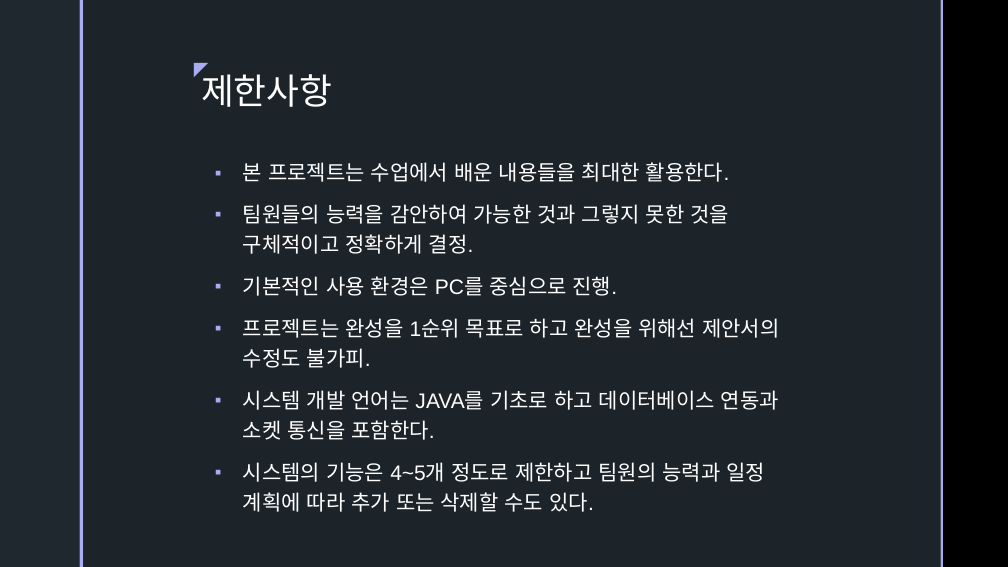
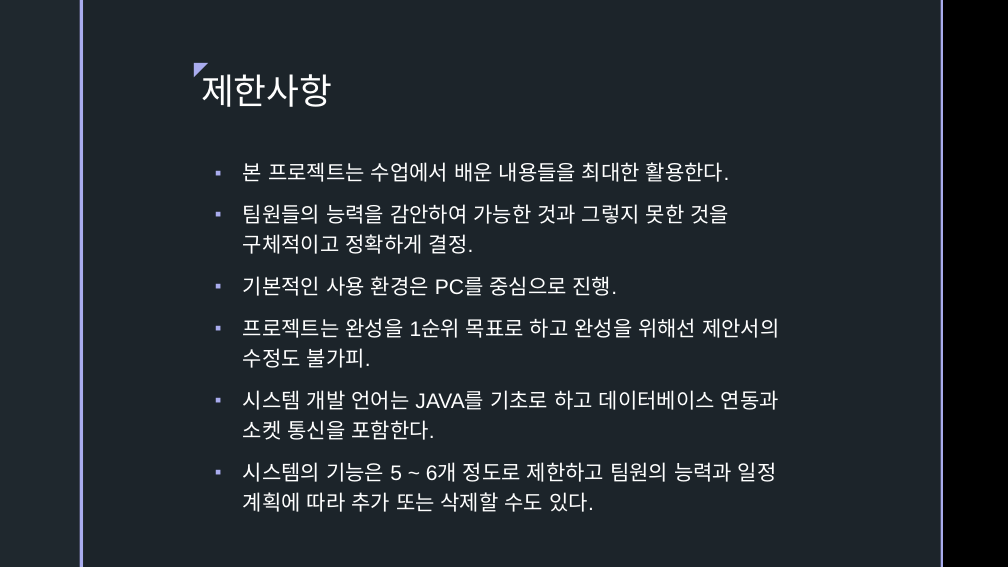
Before and after one commit to ColossusCMS/Team-Project, a slide deck: slide 6 of 보고서 폴더/제출용.pptx. Drawn at 1008x567 pixels with LibreOffice and Linux fonts; fonts in the diff are those of the drawing; background and template pictures are left out. Boxes give left, top, right and bottom in pixels: in the first picture for what was removed or moved away, otherwise in the second. Text is boxed around its words. In the diff, an @@ line names an element or a change of style, - is before the commit and + after.

```diff
--- a/보고서 폴더/제출용.pptx
+++ b/보고서 폴더/제출용.pptx
@@ text at bbox=[243, 462, 777, 512]: text changed @@
-▪ 시스템의 기능은 4~5개 정도로 제한하고 팀원의 능력과 일정 계획에 따라 추가 또는 삭제할 수도 있다.
+▪ 시스템의 기능은 5 ~ 6개 정도로 제한하고 팀원의 능력과 일정 계획에 따라 추가 또는 삭제할 수도 있다.
```
Also in this commit, not shown: 10 other slides changed, 2 slides removed, 1 other file.
